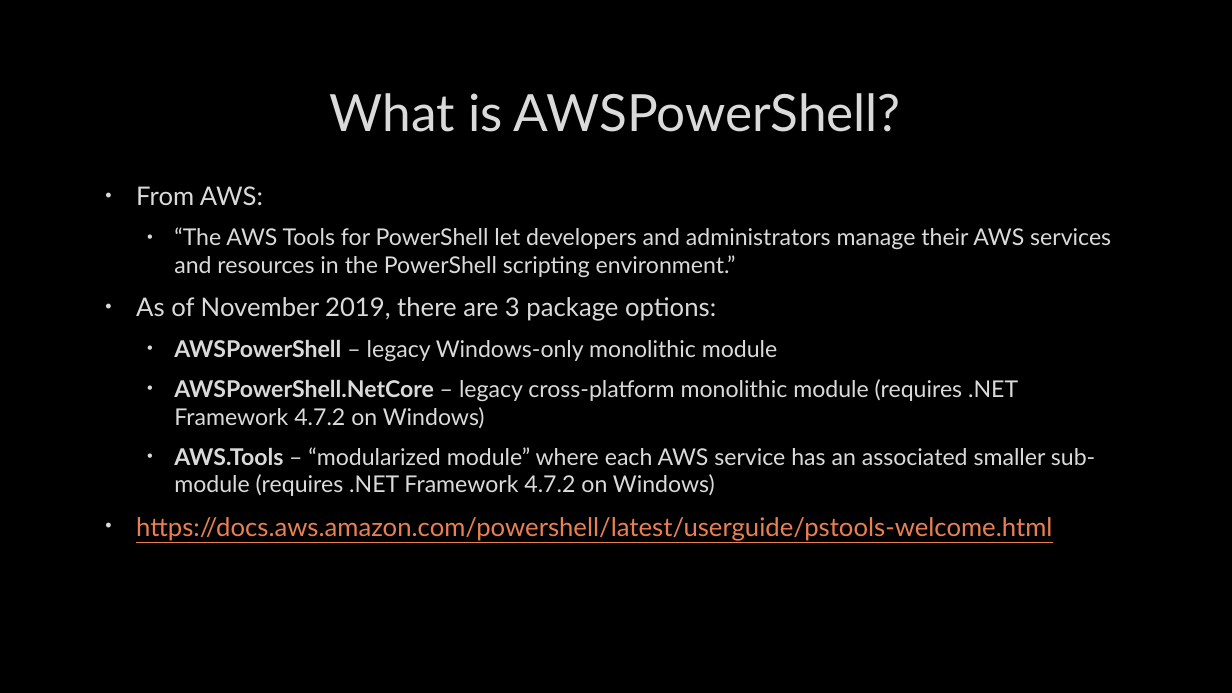
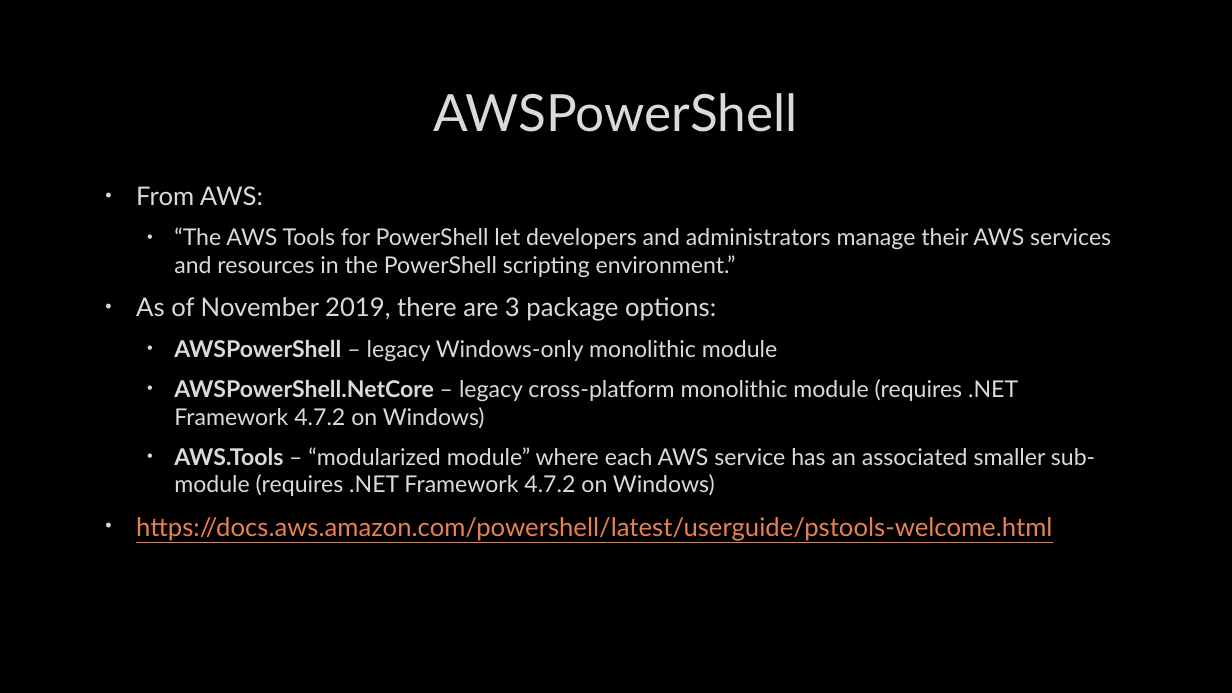
Before and after one commit to mcbobke/AWSPowerShellDemo, a slide deck: slide 3 of AWSPowerShellDemo.pptx. Drawn at 1232x693 pixels with LibreOffice and Linux fonts; fonts in the diff are those of the drawing; background and template pictures are left out. Boxes give left, top, right and bottom in pixels: in the first picture for what was removed or moved away, otherwise in the second. Text is boxed around its words. In the diff, an @@ line names an element or a change of style, - is before the commit and + after.

```diff
--- a/AWSPowerShellDemo.pptx
+++ b/AWSPowerShellDemo.pptx
@@ title at [433, 93, 797, 132]: text changed @@
-What is AWSPowerShell?
+AWSPowerShell
```
Also in this commit, not shown: 2 other slides changed, 6 slides added.
